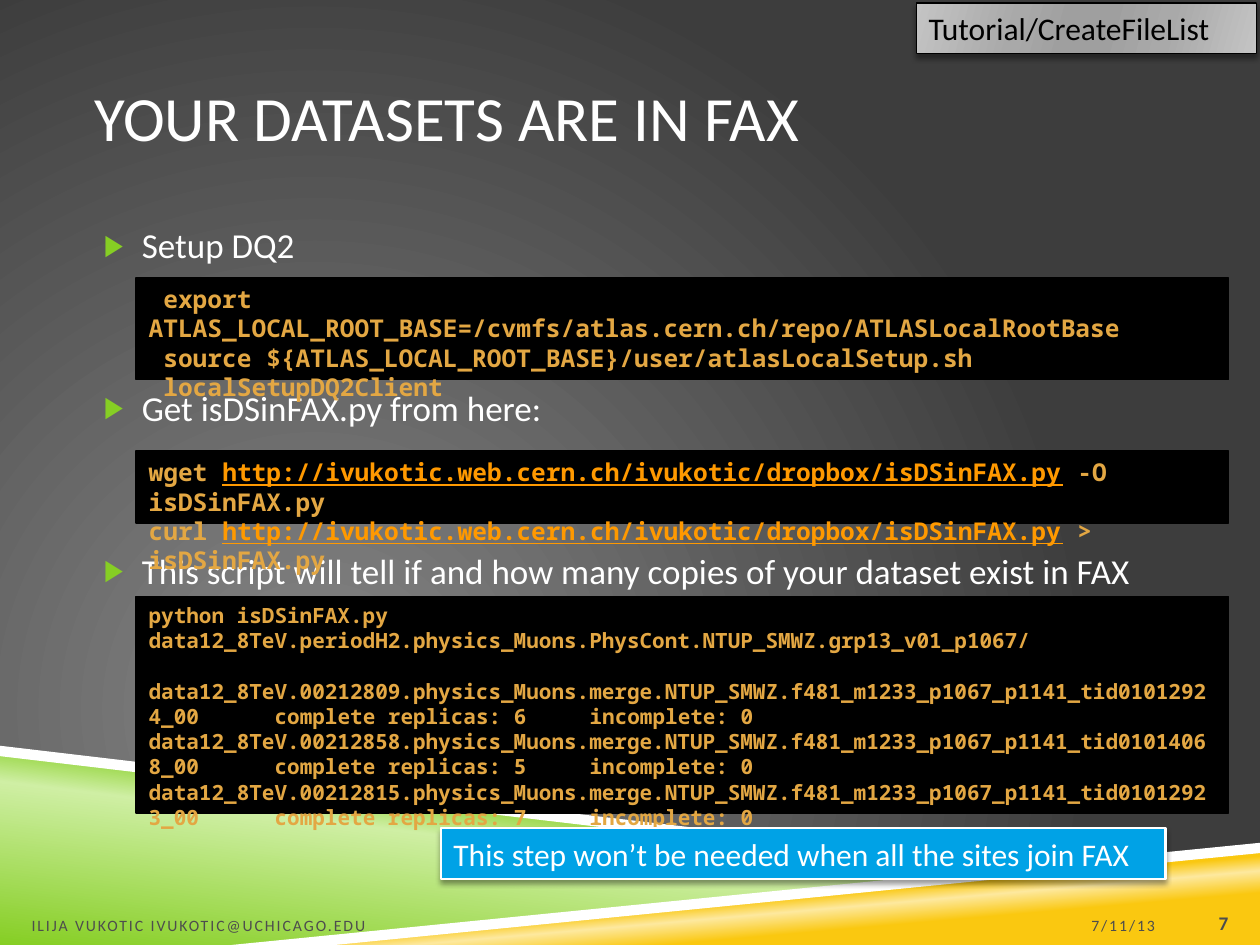
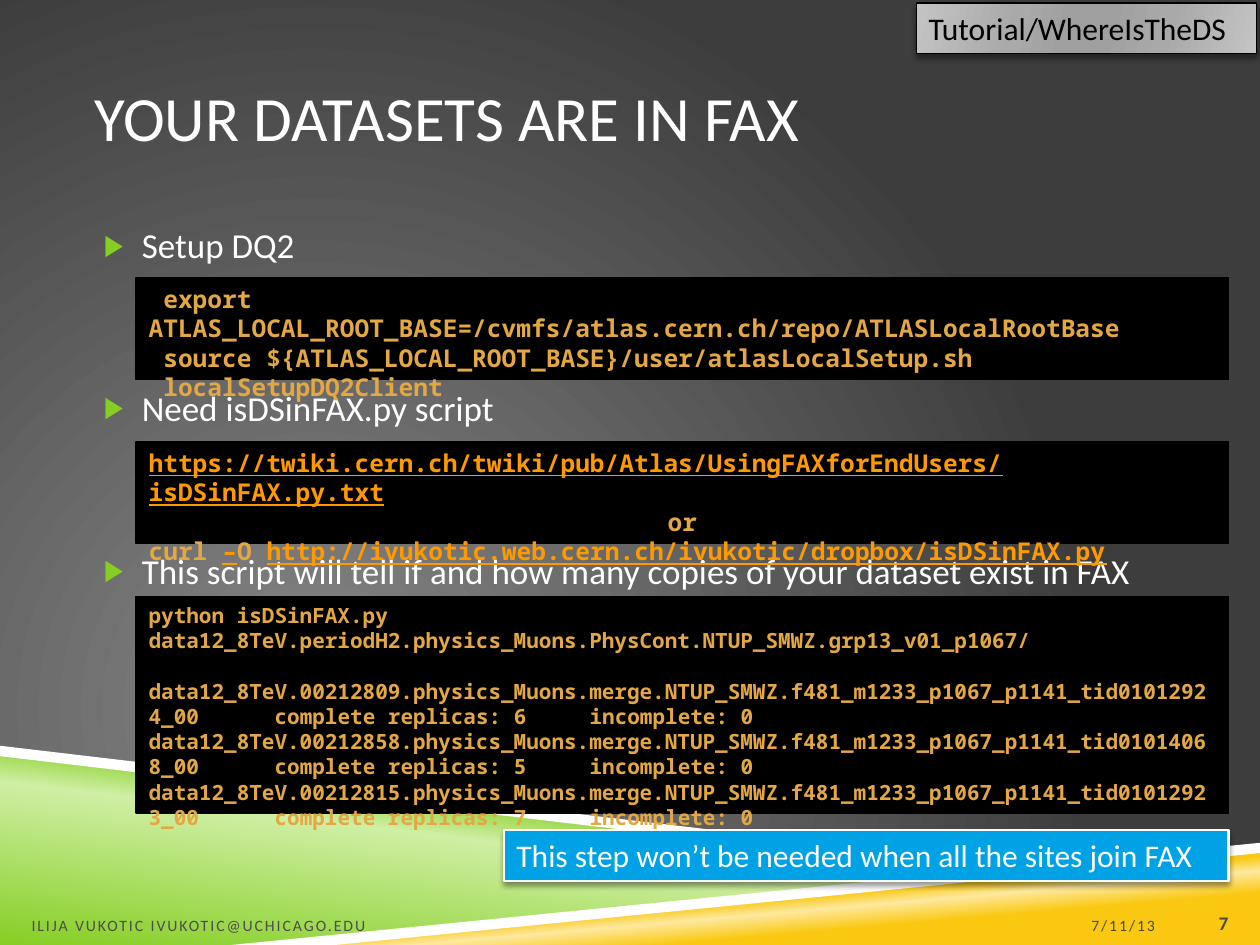
Before and after one commit to ivukotic/Tutorial, a slide deck: slide 7 of Tutorial.pptx. Drawn at 1260x945 pixels with LibreOffice and Linux fonts; fonts in the diff are those of the drawing; background and template pictures are left out. Boxes give left, top, right and bottom in pixels: in the first picture for what was removed or moved away, otherwise in the second. Text is boxed around its words. In the diff, an @@ line names an element or a change of style, - is before the commit and + after.

```diff
--- a/Tutorial.pptx
+++ b/Tutorial.pptx
@@ text in rectangle at (929, 18, 1226, 42): text changed @@
-Tutorial/CreateFileList
+Tutorial/WhereIsTheDS
@@ text at (142, 392, 494, 427): text changed @@
-▶ Get isDSinFAX.py from here:
+▶ Need isDSinFAX.py script
@@ rectangle "https://twiki.cern.ch/twiki/pub/Atlas/UsingFAXforEndUsers/is ...": place and size @@
-rectangle "https://twiki.cern.ch/twiki/pub/Atlas/UsingFAXforEndUsers/is ..." at (136, 451, 1228, 523)
+rectangle "https://twiki.cern.ch/twiki/pub/Atlas/UsingFAXforEndUsers/is ..." at (136, 442, 1228, 544)
@@ text in rectangle at (149, 453, 1106, 566): text changed @@
-wget http://ivukotic.web.cern.ch/ivukotic/dropbox/isDSinFAX.py -O isDSinFAX.py
-curl http://ivukotic.web.cern.ch/ivukotic/dropbox/isDSinFAX.py > isDSinFAX.py
+https://twiki.cern.ch/twiki/pub/Atlas/UsingFAXforEndUsers/isDSinFAX.py.txt
+or
+curl –O http://ivukotic.web.cern.ch/ivukotic/dropbox/isDSinFAX.py
@@ rectangle "This step won’t be needed ...": place and size @@
-rectangle "This step won’t be needed ..." at (441, 828, 1166, 878)
+rectangle "This step won’t be needed ..." at (504, 830, 1228, 881)
```
Also in this commit, not shown: 5 other slides changed, 1 slide added, 1 other file.
